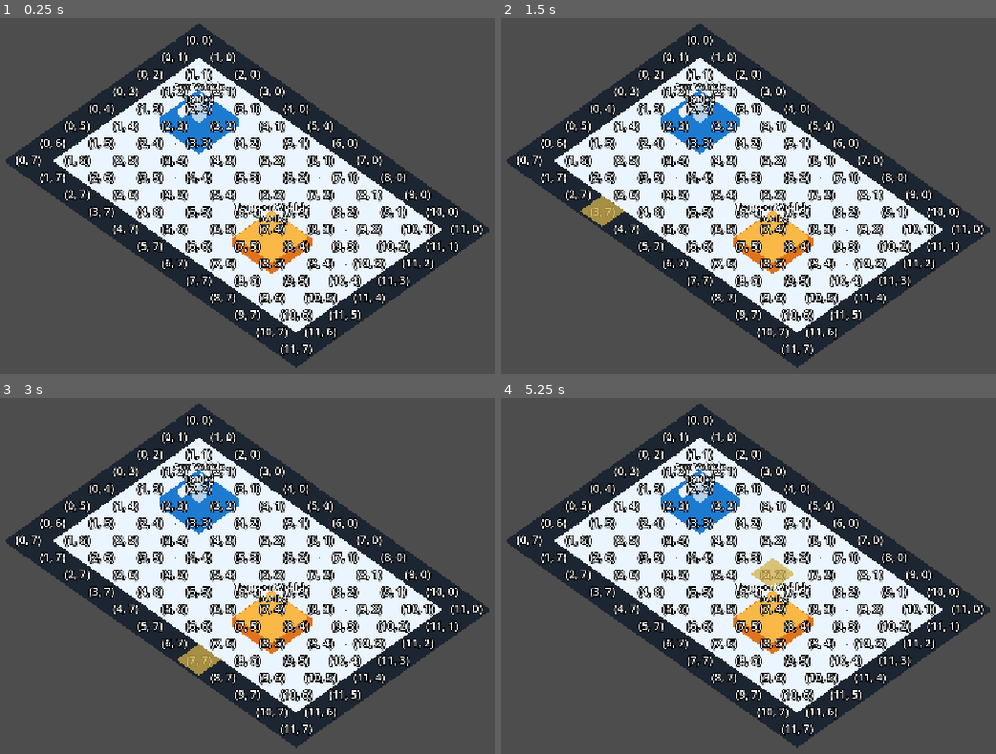
Above: before the commit, frames 1-4 (two rows, left to right).
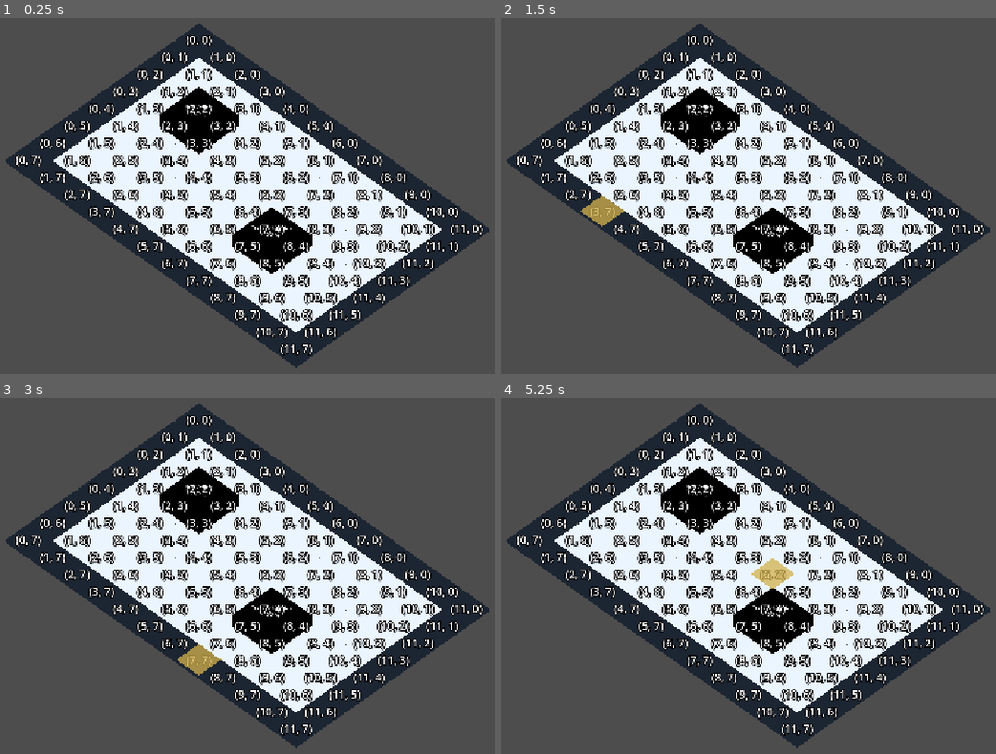
Above: after the commit, the same moments.

Repository: Ri0n72Y/automata
Game: Godot game, scene res://scenes/scene_01/scene_01_basic_packing.tscn
Two runs of this game, one before a commit and one after it. Both use one fixed random seed, a clock stepped at 60 frames per second and the inputs below.
Inputs (mouse positions are in pixels of both pictures, inside the frame that each line leads up to):
- Up to frame 1 (0.25 s): no input
- Up to frame 2 (1.5 s): tap Enter at 0.5, 0.6, 1.35 s; move the mouse to (916, 174) at 0.52 s; click (916, 174) at 0.67 s; tap Space at 1.25 s; move the mouse to (595, 217) at 1.27 s; click (595, 217) at 1.42 s
- Up to frame 3 (3 s): tap Enter at 2, 2.1, 2.85 s; move the mouse to (321, 479) at 2.02 s; click (321, 479) at 2.17 s; tap Space at 2.75 s; move the mouse to (207, 661) at 2.77 s; click (207, 661) at 2.92 s
- Up to frame 4 (5.25 s): tap Enter at 3.5, 3.6, 4.35, 5.1 s; move the mouse to (976, 640) at 3.52 s; click (976, 640) at 3.67 s; tap Space at 4.25 s; move the mouse to (520, 511) at 4.27 s; click (520, 511) at 4.42 s; move the mouse to (788, 576) at 5.02 s; click (788, 576) at 5.17 s

The runs differ from the first frame. In frame 1, 3.1% of the frame differs, in the area x 32-64%, y 17-72%; in frame 2, 3.1%; in frame 3, 3.1%; in frame 4, 3.1%.

Commit message:
[codex]fix(vehicle): defer world transform sync until tree entry

Diff:
--- a/scripts/vehicles/vehicle_actor.gd
+++ b/scripts/vehicles/vehicle_actor.gd
@@ -15,6 +15,10 @@
 var _selection_area: Area3D
 var _debug_label: Label3D
 var _visual_generation: int = 0
+
+
+func _ready() -> void:
+	sync_from_state()
 
 
 func configure(
@@ -45,6 +49,8 @@
 
 func sync_from_state() -> void:
 	if definition == null or runtime_state == null or controller == null:
+		return
+	if not is_inside_tree():
 		return
 	global_position = controller.call(
 		"grid_footprint_center_to_world",
@@ -88,138 +94,52 @@
 	return _selection_area
 
 
-func get_visual_part(part_name: StringName) -> Node3D:
-	if _visual_root == null:
-		return null
-	return _visual_root.get_node_or_null(NodePath(String(part_name))) as Node3D
+func _rebuild_visual() -> void:
+	_visual_generation += 1
+	if _visual_root != null and is_instance_valid(_visual_root):
+		_visual_root.queue_free()
 
-
-func get_debug_label_text() -> String:
-	if _debug_label == null:
-		return ""
-	return _debug_label.text
-
-
-func _rebuild_visual() -> void:
-	if _visual_root != null:
-		remove_child(_visual_root)
-		_visual_root.queue_free()
-		_visual_root = null
-
-	_visual_generation += 1
 	_visual_root = Node3D.new()
-	_visual_root.name = "Visual_%d" % _visual_generation
+	_visual_root.name = "VisualRoot_%d" % _visual_generation
 	add_child(_visual_root)
 
-	var body_width := float(definition.footprint.x) * cell_size * 0.82
-	var body_depth := float(definition.footprint.y) * cell_size * 0.82
-	var body_size := Vector3(body_width, cell_size * 0.32, body_depth)
-	var body_color := Color(0.12, 0.48, 0.82, 1.0)
-	if definition.vehicle_kind == VehicleDefinitionScript.VehicleKind.TRANSPORT:
-		body_color = Color(0.88, 0.45, 0.12, 1.0)
+	var footprint_size := Vector3(
+		float(definition.footprint.x) * cell_size * 0.82,
+		cell_size * 0.45,
+		float(definition.footprint.y) * cell_size * 0.82
+	)
+	var body := MeshInstance3D.new()
+	var body_mesh := BoxMesh.new()
+	body_mesh.size = footprint_size
+	body.mesh = body_mesh
+	body.position.y = footprint_size.y * 0.5
+	_visual_root.add_child(body)
 
-	_create_box(
-		"Base",
-		body_size,
-		Vector3.UP * body_size.y * 0.5,
-		body_color
-	)
-
-	if definition.vehicle_kind == VehicleDefinitionScript.VehicleKind.ARM:
-		_create_arm_visual(body_size)
-	else:
-		_create_transport_visual(body_size)
-
-	_create_selection_area(body_size)
-	_create_debug_label(body_size)
-
-
-func _create_arm_visual(body_size: Vector3) -> void:
-	var column_size := Vector3(cell_size * 0.28, cell_size * 0.72, cell_size * 0.28)
-	_create_box(
-		"ArmColumn",
-		column_size,
-		Vector3(0.0, body_size.y + column_size.y * 0.5, 0.0),
-		Color(0.72, 0.82, 0.92, 1.0)
-	)
-	var beam_size := Vector3(cell_size * 0.95, cell_size * 0.18, cell_size * 0.22)
-	_create_box(
-		"ArmBeam",
-		beam_size,
-		Vector3(
-			beam_size.x * 0.32,
-			body_size.y + column_size.y,
-			0.0
-		),
-		Color(0.92, 0.94, 0.98, 1.0)
-	)
-
-
-func _create_transport_visual(body_size: Vector3) -> void:
-	var tray_size := Vector3(
-		body_size.x * 0.88,
-		cell_size * 0.12,
-		body_size.z * 0.88
-	)
-	_create_box(
-		"Tray",
-		tray_size,
-		Vector3(0.0, body_size.y + tray_size.y * 0.5, 0.0),
-		Color(0.98, 0.72, 0.28, 1.0)
-	)
-
-
-func _create_box(
-	part_name: String,
-	size: Vector3,
-	local_position: Vector3,
-	color: Color
-) -> MeshInstance3D:
-	var mesh_instance := MeshInstance3D.new()
-	mesh_instance.name = part_name
-	var box_mesh := BoxMesh.new()
-	box_mesh.size = size
-	mesh_instance.mesh = box_mesh
-	mesh_instance.position = local_position
-	mesh_instance.cast_shadow = GeometryInstance3D.SHADOW_CASTING_SETTING_OFF
-
-	var material := StandardMaterial3D.new()
-	material.shading_mode = BaseMaterial3D.SHADING_MODE_UNSHADED
-	material.albedo_color = color
-	mesh_instance.material_override = material
-	_visual_root.add_child(mesh_instance)
-	return mesh_instance
-
-
-func _create_selection_area(body_size: Vector3) -> void:
 	_selection_area = Area3D.new()
 	_selection_area.name = "VehicleSelectionArea"
-	_selection_area.collision_layer = vehicle_selection_layer
+	_selection_area.collision_layer = 1 << max(vehicle_selection_layer - 1, 0)
 	_selection_area.collision_mask = 0
-	_selection_area.set_meta("vehicle_id", definition.assembly_id)
+	var collision_shape := CollisionShape3D.new()
+	var box_shape := BoxShape3D.new()
+	box_shape.size = footprint_size
+	collision_shape.shape = box_shape
+	collision_shape.position.y = footprint_size.y * 0.5
+	_selection_area.add_child(collision_shape)
 	_visual_root.add_child(_selection_area)
 
-	var collision_shape := CollisionShape3D.new()
-	collision_shape.name = "VehicleSelectionShape"
-	var box_shape := BoxShape3D.new()
-	box_shape.size = body_size
-	collision_shape.shape = box_shape
-	collision_shape.position = Vector3.UP * body_size.y * 0.5
-	_selection_area.add_child(collision_shape)
-
-
-func _create_debug_label(body_size: Vector3) -> void:
 	_debug_label = Label3D.new()
-	_debug_label.name = "VehicleLabel"
-	_debug_label.position = Vector3.UP * (body_size.y + cell_size * 1.05)
+	_debug_label.position = Vector3(0.0, footprint_size.y + cell_size * 0.18, 0.0)
 	_debug_label.billboard = BaseMaterial3D.BILLBOARD_ENABLED
 	_debug_label.no_depth_test = true
-	_debug_label.pixel_size = 0.008
+	_debug_label.font_size = 28
 	_visual_root.add_child(_debug_label)
 	_update_debug_label()
 
 
 func _update_debug_label() -> void:
-	if _debug_label == null or definition == null:
+	if _debug_label == null or not is_instance_valid(_debug_label):
+		return
+	if definition == null or runtime_state == null:
+		_debug_label.text = ""
 		return
 	_debug_label.text = "%s\n%.1f kg" % [definition.display_name, definition.total_weight]
